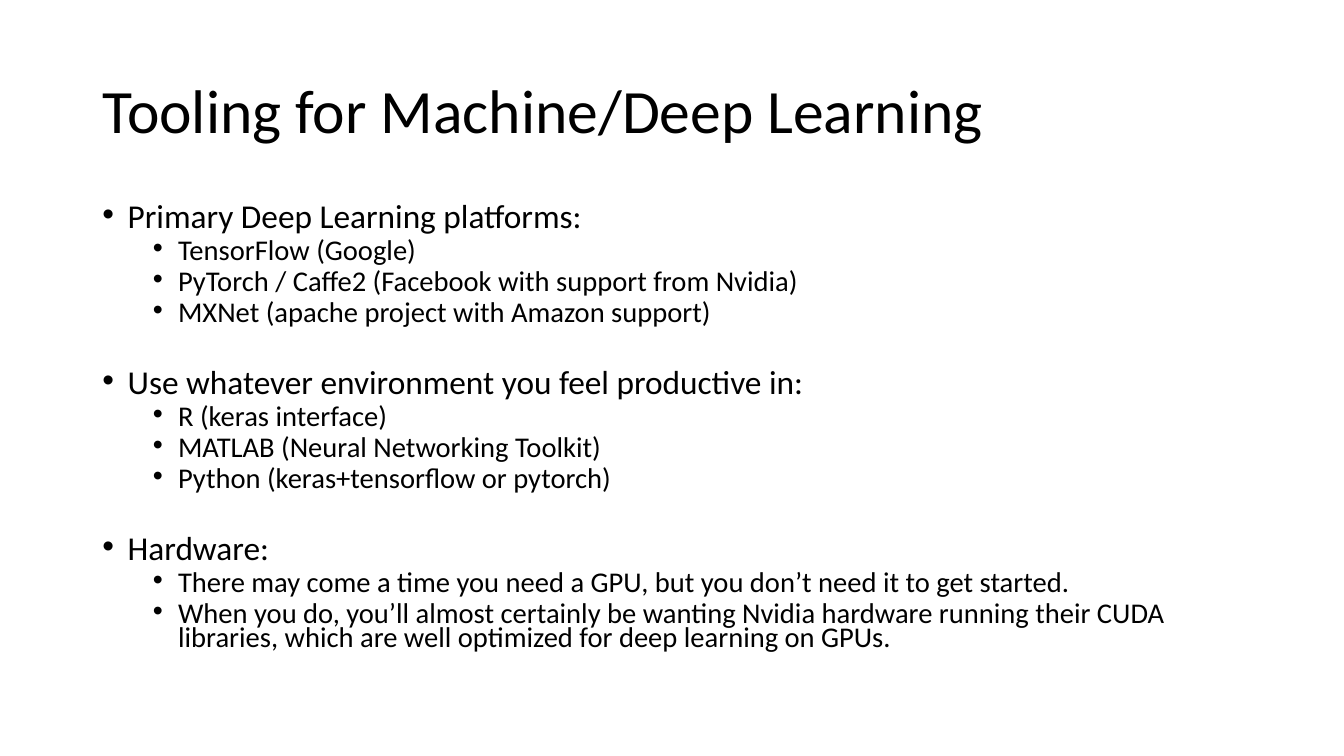
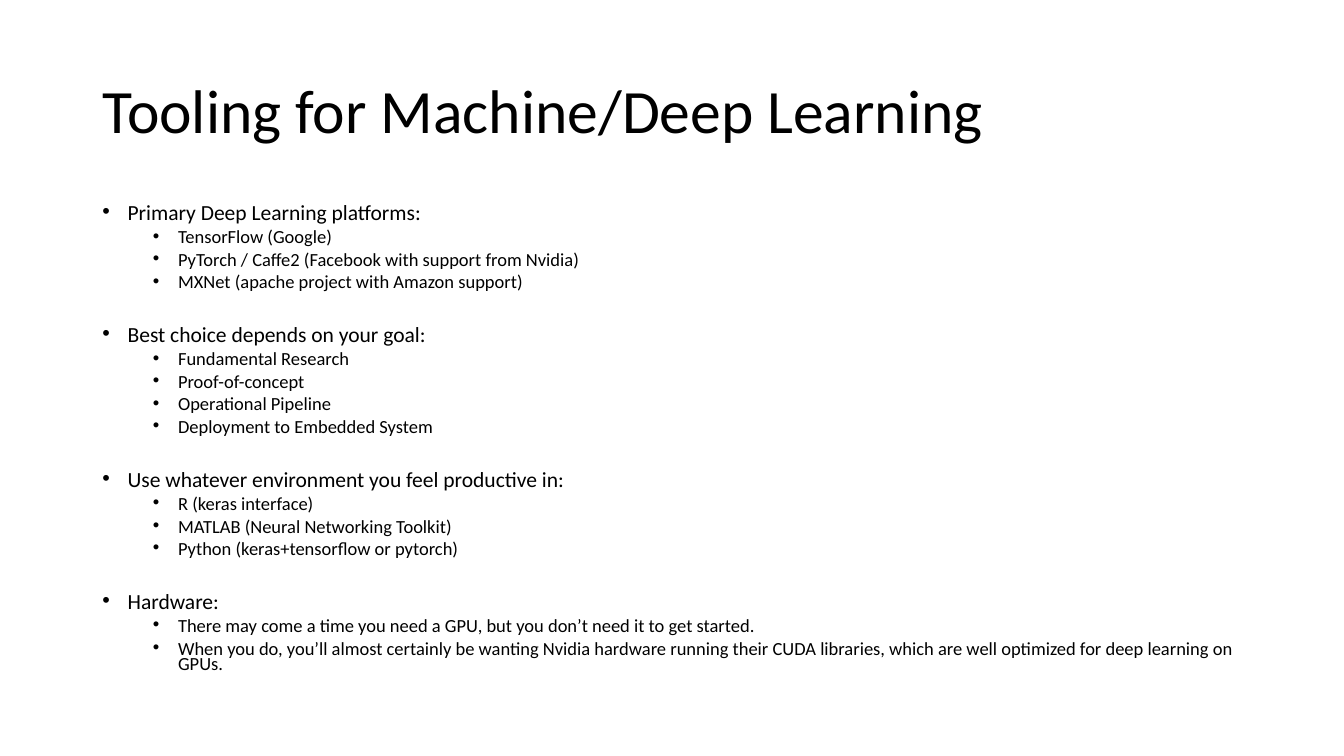
Before and after one commit to PJ7668/ml-for-ssa, a slide deck: slide 4 of ML4SSA.pptx. Drawn at 1344x756 pixels with LibreOffice and Linux fonts; fonts in the diff are those of the drawing. Boxes give left, top, right and bottom in pixels: in the first picture for what was removed or moved away, otherwise in the second. Text is boxed around its words. In the diff, an @@ line names an element or a change of style, - is before the commit and + after.

```diff
--- a/ML4SSA.pptx
+++ b/ML4SSA.pptx
@@ text at [128, 205, 1232, 670]: size 23.8 to 15.4 pt in "Primary Deep Learning platforms:", "Use whatever environment you feel productive in:", "Hardware:"; size 20.4 to 13.2 pt in "TensorFlow (Google)", "PyTorch / Caffe2 (Facebook with support from ...", "MXNet (apache project with Amazon support)", "R (keras interface)" and 4 more places @@
@@ text at [128, 327, 432, 436]: paragraphs added @@
+• Best choice depends on your goal:
+  • Fundamental Research
+  • Proof-of-concept
+  • Operational Pipeline
+  • Deployment to Embedded System
```
Also in this commit, not shown: 5 other slides changed, 6 slides added, 3 other files.
